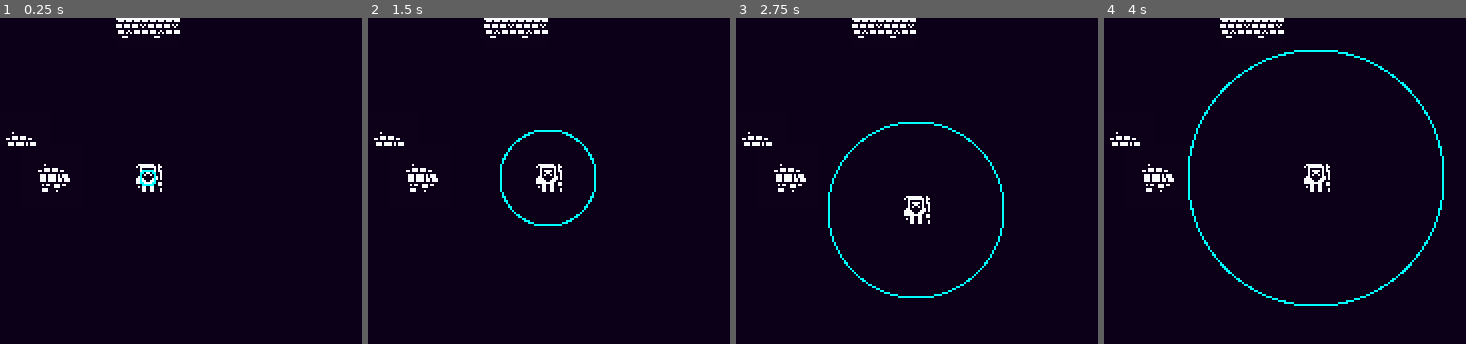
Above: before the commit, frames 1-4 (left to right).
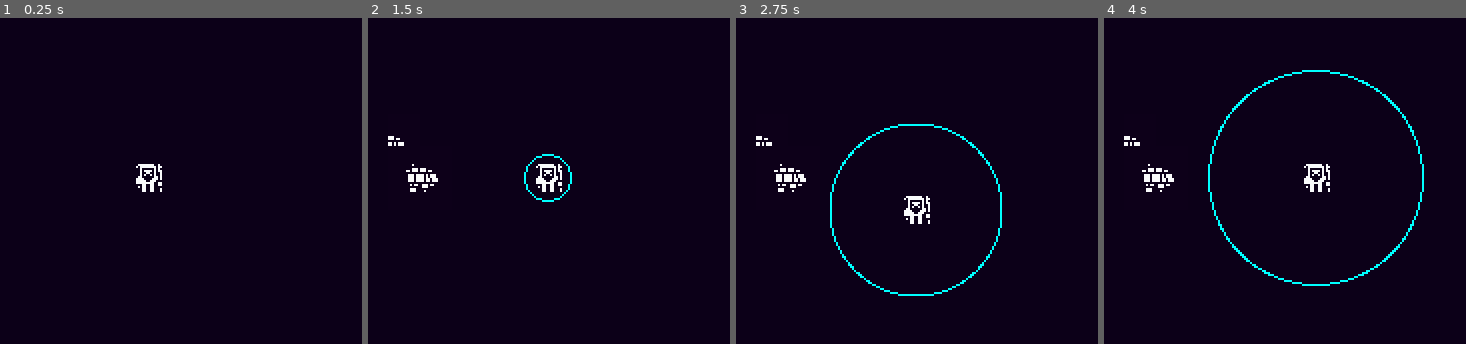
Above: after the commit, the same moments.

Repository: adamico/gatekeeper-insight
Game: Godot game, scene res://main.tscn
Two runs of this game, one before a commit and one after it. Both use one fixed random seed, a clock stepped at 60 frames per second and the inputs below.
Inputs:
- Up to frame 1 (0.25 s): no input
- Up to frame 2 (1.5 s): hold D (move_right) 0.53-1.28 s; hold Space (send_echo, bound only after the commit) 0.53-1.28 s; hold S (move_down) from 1.28 s (still down); tap Space (send_echo, bound only after the commit) at 1.35 s
- Up to frame 3 (2.75 s): release S (move_down) at 2.03 s; hold D (move_right) from 2.03 s (still down); hold Space (send_echo, bound only after the commit) from 2.03 s (still down)
- Up to frame 4 (4 s): release D (move_right) at 2.78 s; release Space (send_echo, bound only after the commit) at 2.78 s; hold W (move_up) 2.78-3.53 s; tap Space (send_echo, bound only after the commit) at 2.85 s; hold A (move_left) from 3.53 s (still down); hold Space (send_echo, bound only after the commit) from 3.53 s (still down)

The runs differ from the first frame. In frame 1, 1.0% of the frame differs, in the area x 1-50%, y 0-54%; in frame 2, 1.3%; in frame 3, 2.3%; in frame 4, 3.1%, in the area x 1-94%, y 0-89%.

Commit message:
made sonar an active skill

Diff:
--- a/player/player.gd
+++ b/player/player.gd
@@ -10,16 +10,19 @@
 	"move_up": Vector2.UP
 }
 
-var moving := false
 var speed := 200
 
 @onready var ray_cast_2d: RayCast2D = %RayCast2D
-
+@onready var sonar_area: SonarArea = %SonarArea
 
 func _unhandled_input(event: InputEvent) -> void:
 	for action in ACTION_VECTORS.keys():
 		if event.is_action_released(action):
 			_move(action)
+
+	if event.is_action_pressed("send_echo"):
+		sonar_area.create_echo()
+
 
 
 func _move(action: String) -> void:
--- a/player/player.tscn
+++ b/player/player.tscn
@@ -6,7 +6,44 @@
 [ext_resource type="Script" uid="uid://q4fvms7p6rgj" path="res://player/sonar_area.gd" id="3_yw30f"]
 
 [sub_resource type="CircleShape2D" id="CircleShape2D_rkbax"]
-radius = 72.0
+radius = 1.0
+
+[sub_resource type="Animation" id="Animation_yw30f"]
+resource_name = "echo"
+step = 0.1
+tracks/0/type = "value"
+tracks/0/imported = false
+tracks/0/enabled = true
+tracks/0/path = NodePath("%CollisionShape2D:shape:radius")
+tracks/0/interp = 1
+tracks/0/loop_wrap = true
+tracks/0/keys = {
+"times": PackedFloat32Array(0, 0.5, 1),
+"transitions": PackedFloat32Array(1, 1, 1),
+"update": 0,
+"values": [1.0, 64.0, 1.0]
+}
+
+[sub_resource type="Animation" id="Animation_qjkh3"]
+length = 0.001
+tracks/0/type = "value"
+tracks/0/imported = false
+tracks/0/enabled = true
+tracks/0/path = NodePath("%CollisionShape2D:shape:radius")
+tracks/0/interp = 1
+tracks/0/loop_wrap = true
+tracks/0/keys = {
+"times": PackedFloat32Array(0),
+"transitions": PackedFloat32Array(1),
+"update": 0,
+"values": [1.0]
+}
+
+[sub_resource type="AnimationLibrary" id="AnimationLibrary_g6k8r"]
+_data = {
+&"RESET": SubResource("Animation_qjkh3"),
+&"echo": SubResource("Animation_yw30f")
+}
 
 [node name="Player" type="Node2D"]
 script = ExtResource("1_rkbax")
@@ -26,16 +63,26 @@
 collision_mask = 4
 
 [node name="SonarArea" type="Area2D" parent="."]
+unique_name_in_owner = true
 position = Vector2(8, 8)
 collision_layer = 0
 collision_mask = 4
 script = ExtResource("3_yw30f")
+min_radius = 1.0
 max_radius = 64.0
-radius_step = 16.0
+radius_step = 32.0
 
 [node name="CollisionShape2D" type="CollisionShape2D" parent="SonarArea"]
 unique_name_in_owner = true
 shape = SubResource("CircleShape2D_rkbax")
 
 [node name="SonarGraphics" type="Node2D" parent="SonarArea"]
+unique_name_in_owner = true
+visible = false
 script = ExtResource("3_g1dw6")
+
+[node name="SonarAnimationPlayer" type="AnimationPlayer" parent="SonarArea"]
+unique_name_in_owner = true
+libraries = {
+&"": SubResource("AnimationLibrary_g6k8r")
+}
--- a/player/sonar_area.gd
+++ b/player/sonar_area.gd
@@ -3,23 +3,36 @@
 
 @export var min_radius := 16.0
 @export var max_radius := min_radius * 8
-@export var radius_step := 10.0
-var current_radius: float
+@export var radius_step := 16.0
+
+var _current_radius:= min_radius
 
 @onready var collision_shape_2d: CollisionShape2D = %CollisionShape2D
-
+@onready var sonar_graphics: Node2D = %SonarGraphics
+@onready var sonar_animation_player: AnimationPlayer = %SonarAnimationPlayer
 
 func _ready() -> void:
 	body_shape_entered.connect(_on_body_shape_entered)
 
 
-func _process(delta: float) -> void:
+func create_echo() -> void:
+	sonar_graphics.show()
+	sonar_animation_player.play("echo")
+	await sonar_animation_player.animation_finished
+	sonar_graphics.hide()
+
+
+func old_create_echo(delta: float) -> void:
 	var circle: CircleShape2D = collision_shape_2d.shape
-	current_radius += radius_step * delta
-	if current_radius > max_radius:
-		current_radius = min_radius
+	_current_radius += radius_step * delta
+	if _current_radius > max_radius:
+		radius_step = -radius_step
 
-	circle.radius = current_radius
+	if _current_radius < min_radius:
+		return
+
+	sonar_graphics.show()
+	circle.radius = _current_radius
 
 
 func _on_body_shape_entered(
--- a/project.godot
+++ b/project.godot
@@ -50,6 +50,11 @@
 "events": [Object(InputEventKey,"resource_local_to_scene":false,"resource_name":"","device":-1,"window_id":0,"alt_press …(192 unchanged characters)…
 ]
 }
+send_echo={
+"deadzone": 0.2,
+"events": [Object(InputEventKey,"resource_local_to_scene":false,"resource_name":"","device":-1,"window_id":0,"alt_pressed":false,"shift_pressed":false,"ctrl_pressed":false,"meta_pressed":false,"pressed":false,"keycode":0,"physical_keycode":32,"key_label":0,"unicode":32,"location":0,"echo":false,"script":null)
+]
+}
 
 [layer_names]
 
Not shown: 1 places in player/player.tscn that only renumber resources
